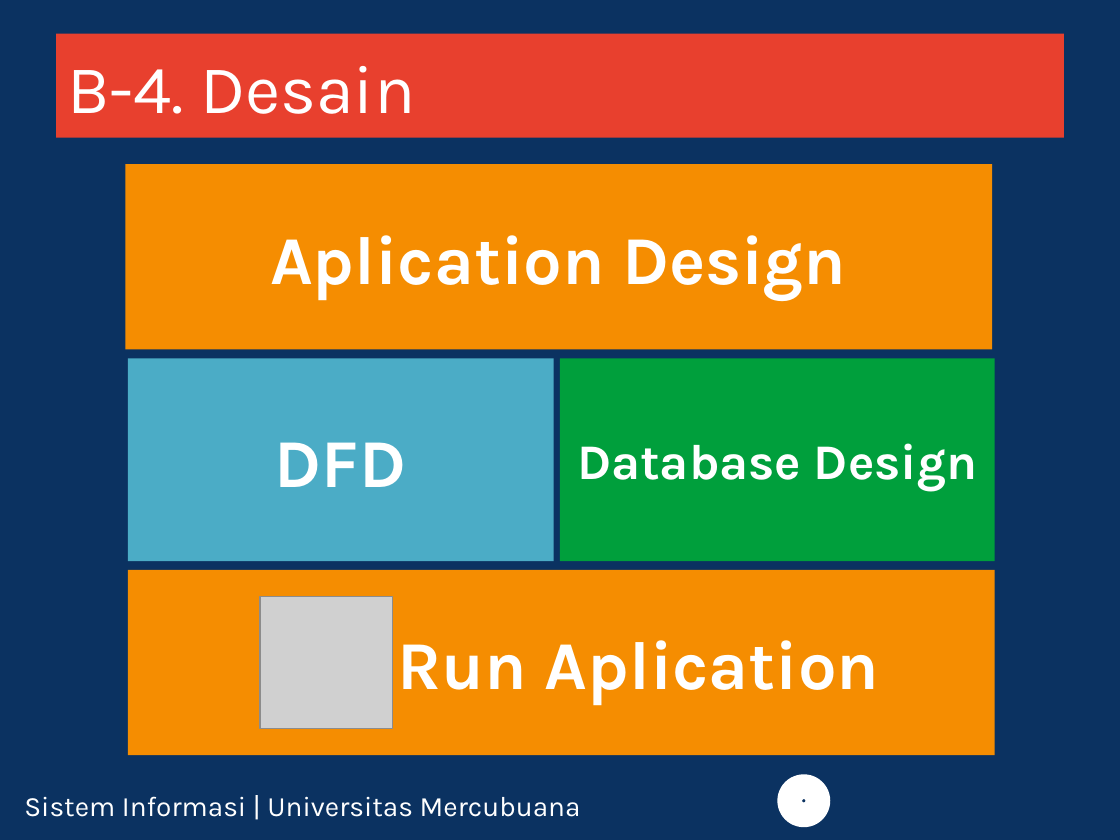
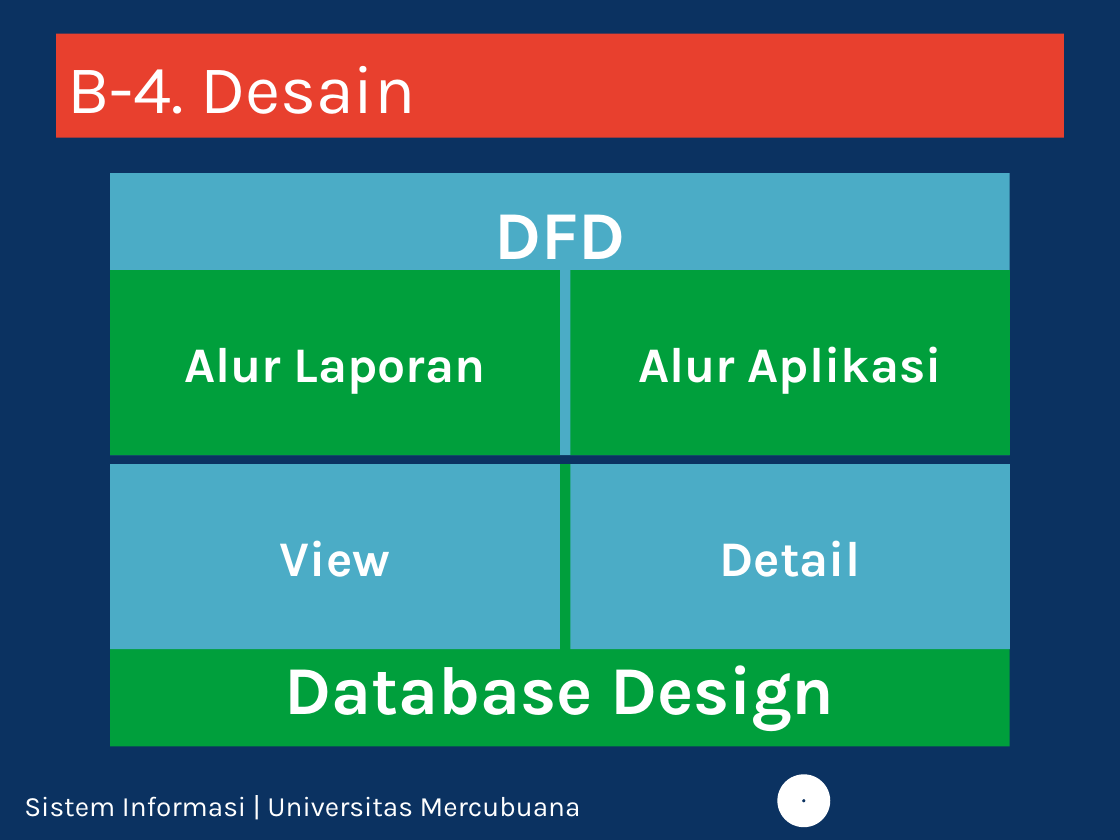
Before and after one commit to feldy/pgn, a slide deck: slide 26 of doc/ppt_new/final-ppt.pptx. Drawn at 1120x840 pixels with LibreOffice and Linux fonts; fonts in the diff are those of the drawing; grey boxes stand for pictures; background and template pictures are left out. Boxes give left, top, right and bottom in pixels: in the first picture for what was removed or moved away, otherwise in the second. Text is boxed around its words. In the diff, an @@ line names an element or a change of style, - is before the commit and + after.

```diff
--- a/doc/ppt_new/final-ppt.pptx
+++ b/doc/ppt_new/final-ppt.pptx
@@ rectangle "DFD": place and size @@
-rectangle "DFD" at [128,358,553,561]
+rectangle "DFD" at [110,174,1009,456]
@@ rectangle removed at [125,165,992,349] @@
-Aplication Design
@@ rectangle added at [110,270,560,455], fill #009F3C, 32 pt, text #FFFFFF, bold @@
+Alur Laporan
@@ rectangle added at [570,270,1009,455], fill #009F3C, 32 pt, text #FFFFFF, bold @@
+Alur Aplikasi
@@ rectangle "Database Design": place and size @@
-rectangle "Database Design" at [560,358,995,561]
+rectangle "Database Design" at [110,464,1009,746]
@@ rectangle "Database Design" at [110,464,1009,746]: size 32 to 44 pt @@
@@ rectangle added at [110,464,560,648], fill #4BACC6, 32 pt, text #FFFFFF, bold @@
+View
@@ rectangle added at [570,464,1009,648], fill #4BACC6, 32 pt, text #FFFFFF, bold @@
+Detail
@@ rectangle removed at [128,570,995,755] @@
-Run Aplication
@@ picture removed at [260,596,392,728] @@
```
Also in this commit, not shown: 1 other slide changed, 11 slides added, 3 other files.
